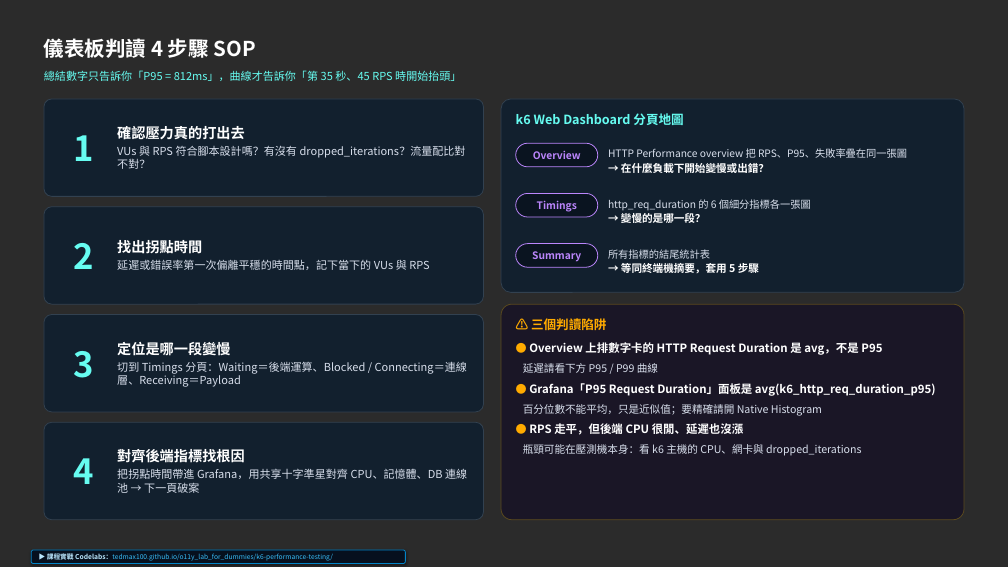
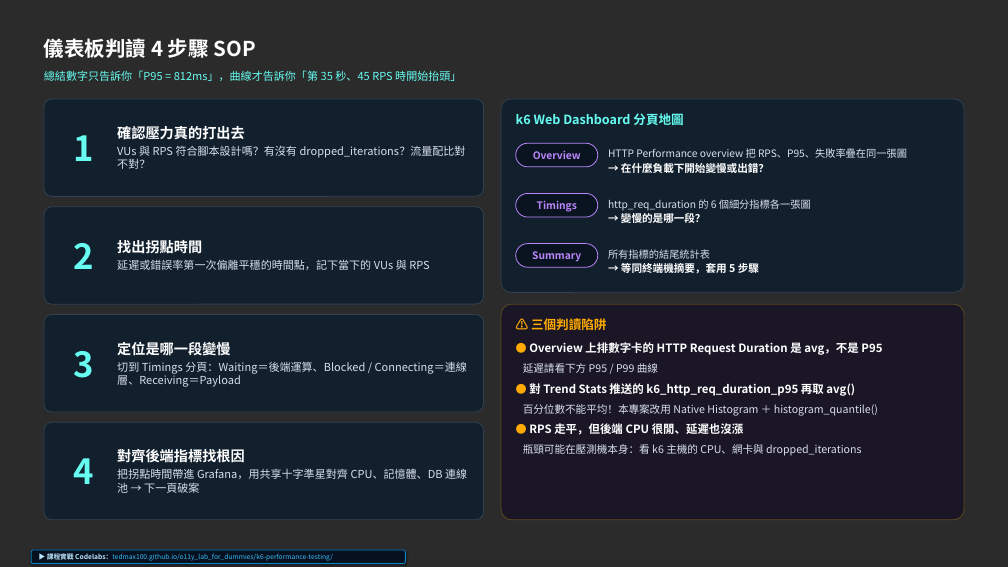
Before and after one commit to tedmax100/o11y_lab_for_dummies, a slide deck: slide 9 of k6/slides/Ch5_k6_Observability_and_Modular_Architecture.pptx. Drawn at 1008x567 pixels with LibreOffice and Linux fonts; fonts in the diff are those of the drawing; background and template pictures are left out; a plain dark background stands for a picture behind light text. Boxes give left, top, right and bottom in pixels: in the first picture for what was removed or moved away, otherwise in the second. Text is boxed around its words. In the diff, an @@ line names an element or a change of style, - is before the commit and + after.

```diff
--- a/k6/slides/Ch5_k6_Observability_and_Modular_Architecture.pptx
+++ b/k6/slides/Ch5_k6_Observability_and_Modular_Architecture.pptx
@@ text at bbox=[523, 381, 878, 416]: text changed; size 14.5 to 13.5 pt; text colour #FFFFFF to #D7DEEB; bold off @@
-● Grafana「P95 Request Duration」面板是 avg(k6_http_req_duration_p95)
-百分位數不能平均，只是近似值；要精確請開 Native Histogram
+● 對 Trend Stats 推送的 k6_http_req_duration_p95 再取 avg()
+百分位數不能平均！本專案改用 Native Histogram ＋ histogram_quantile()
```
Also in this commit, not shown: 7 other files.
